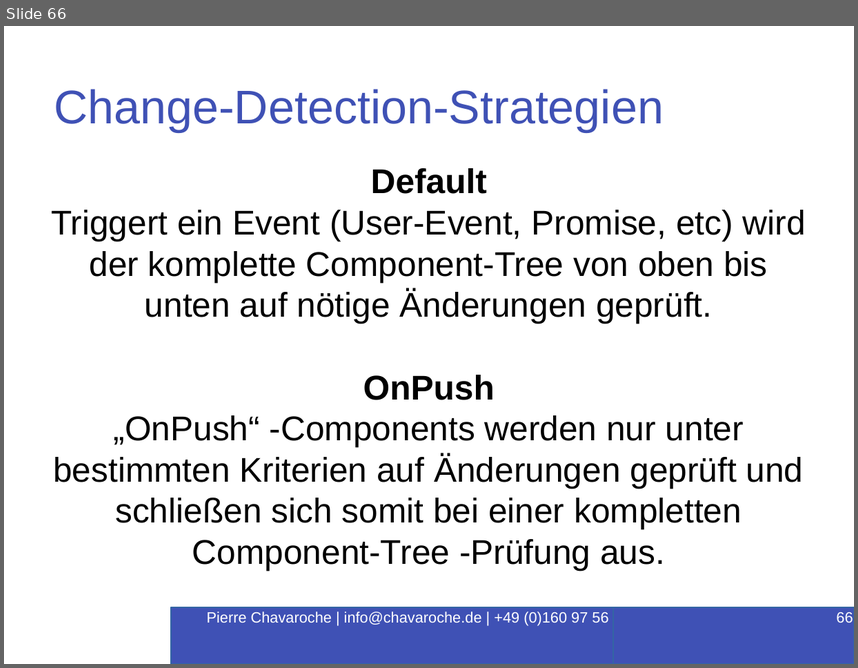
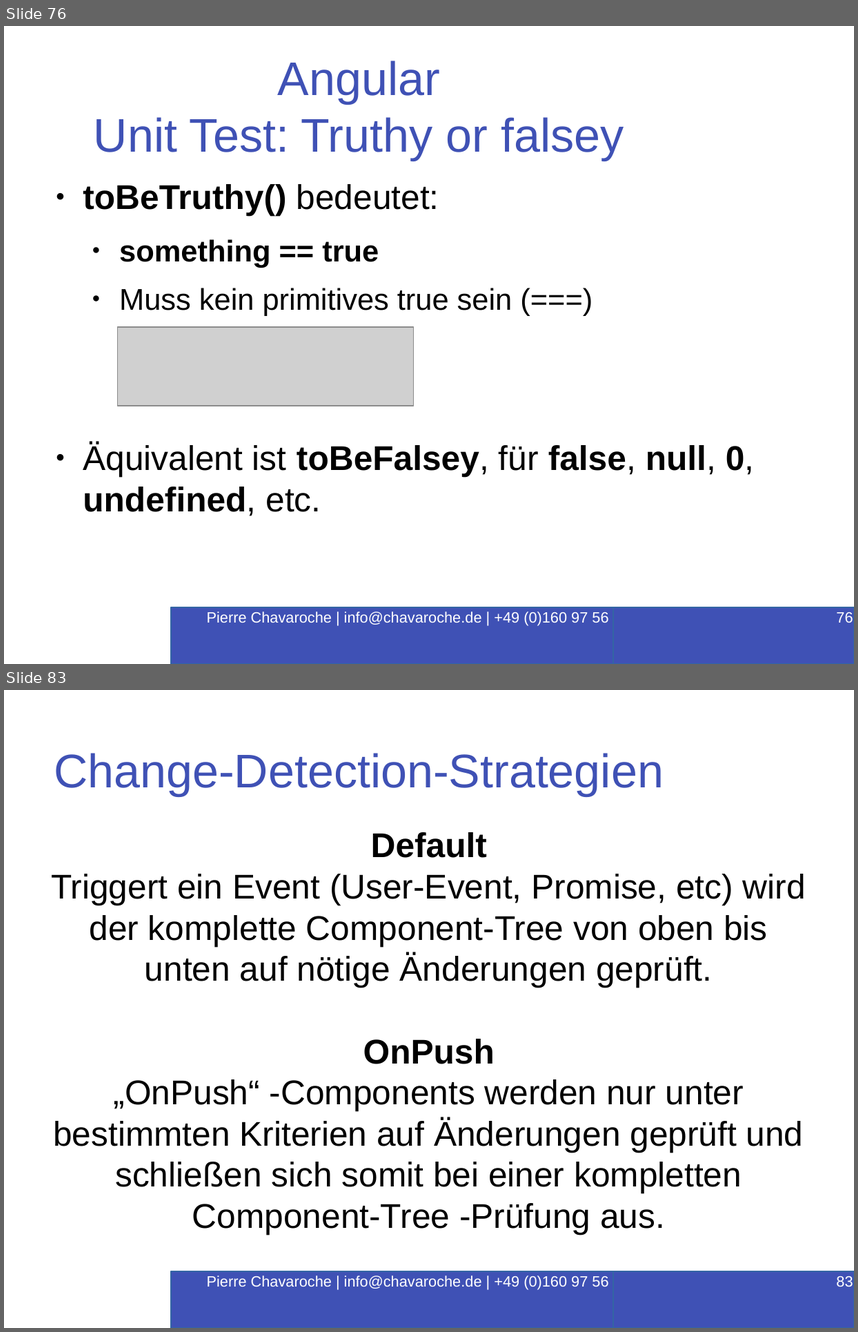
Before and after one commit to PierreChavaroche/workshop-presentation, a slide deck: Angular-RxJS.odp. Shown one above the other, each under a label of ours: slide 66 before the commit, slides 76 and 83 after it; the slides between them are not shown. The pictures are 858x668 and 858x1332 pixels, drawn with LibreOffice and Linux fonts; fonts in the diff are those of the drawing; grey boxes stand for pictures; background and template pictures are left out. Boxes give left, top, right and bottom in pixels: in the first picture for what was removed or moved away, otherwise in the second. Text is boxed around its words. In the diff, an @@ line names an element or a change of style, - is before the commit and + after.

```diff
--- a/Angular-RxJS.odp
+++ b/Angular-RxJS.odp
@@ slide 76 added at (4, 26, 854, 664), background #FFFFFF @@
@@ title added at (94, 60, 624, 160), 44 pt, text #3F51B5 @@
+Angular
+Unit Test: Truthy or falsey
@@ text added at (83, 184, 754, 516), 32 pt, text #000000 @@
+● toBeTruthy() bedeutet:
+  ● something == true
+  ● Muss kein primitives true sein (===)
+● Äquivalent ist toBeFalsey, für false, null, 0, undefined, etc.
@@ picture added at (117, 327, 414, 405) @@
@@ rectangle added at (172, 607, 688, 664), fill #3F51B5, outline #3465A4 1.5 pt, 14 pt, text #FFFFFF @@
+Pierre Chavaroche | info@chavaroche.de | +49 (0)160 97 56 16 87
@@ page number added at (613, 607, 854, 664), fill #3F51B5, outline #3465A4 1.5 pt, 14 pt, text #FFFFFF @@
+76
@@ what was slide 66 is now slide 83 @@
@@ page number at (836, 1276, 853, 1286): text changed @@
-66
+83
```
Also in this commit, not shown: 5 slides changed, 13 other slides added, 16 other files.
